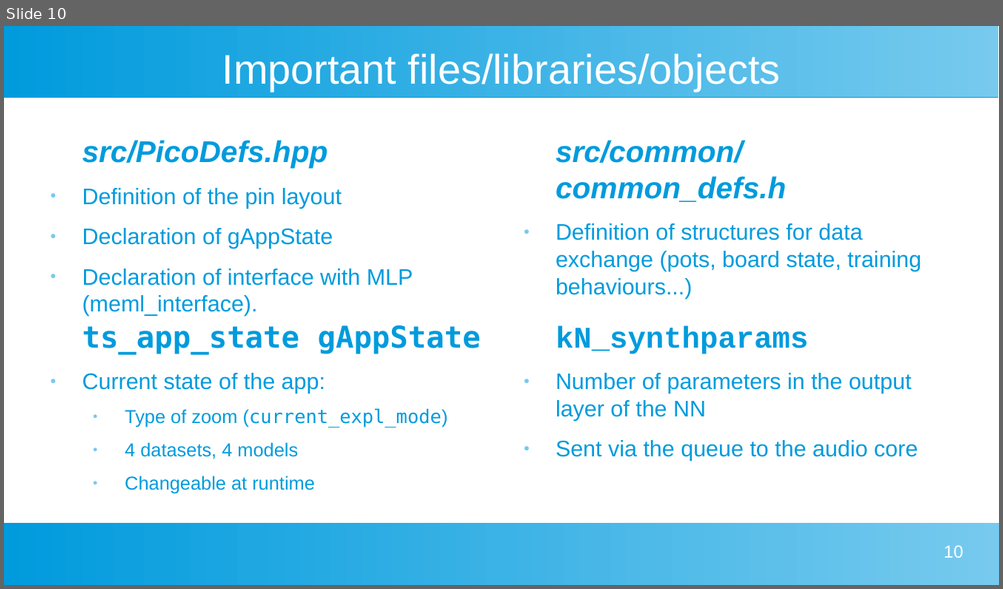
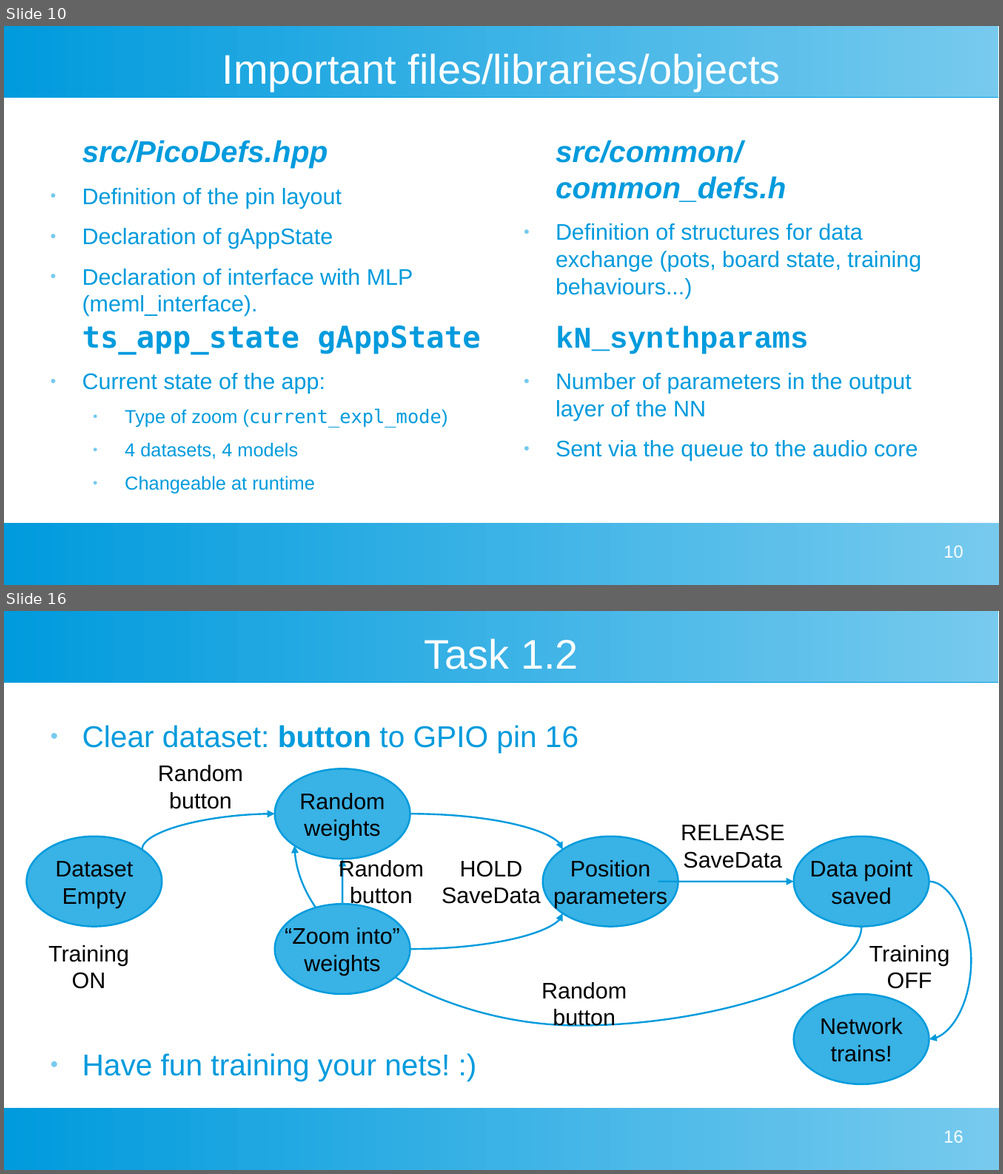
Before and after one commit to cristianpandele/MEML, a slide deck: doc/lecturenotes.odp. Shown one above the other, each under a label of ours: slide 10 before the commit, slides 10 and 16 after it; the slides between them are not shown. The pictures are 1003x589 and 1003x1174 pixels, drawn with LibreOffice and Linux fonts; fonts in the diff are those of the drawing. Boxes give left, top, right and bottom in pixels: in the first picture for what was removed or moved away, otherwise in the second. Text is boxed around its words. In the diff, an @@ line names an element or a change of style, - is before the commit and + after.

```diff
--- a/doc/lecturenotes.odp
+++ b/doc/lecturenotes.odp
@@ slide 16 added at bbox=[4, 611, 999, 1170], background #FFFFFF; not listed: 2 template elements that a slide beside it also shows @@
@@ title added at bbox=[424, 638, 578, 669], 33 pt, text #FFFFFF @@
+Task 1.2
@@ text added at bbox=[82, 725, 578, 1082], 24 pt, text #009BDD @@
+● Clear dataset: button to GPIO pin 16
+● Have fun training your nets! :)
@@ text added at bbox=[158, 765, 243, 809], 18 pt, text #000000 @@
+Random
+button
@@ ellipse added at bbox=[275, 769, 410, 859], fill #39B2E5, outline #009BDD 1.42 pt, 18 pt, text #000000 @@
+Random
+weights
@@ curved arrow added from (142, 850) to (275, 814), #009BDD 1.42 pt @@
@@ curved arrow added from (410, 814) to (563, 850), #009BDD 1.42 pt @@
@@ text added at bbox=[680, 824, 784, 869], 18 pt, text #000000 @@
+RELEASE
+SaveData
@@ ellipse added at bbox=[26, 837, 162, 927], fill #39B2E5, outline #009BDD 1.42 pt, 18 pt, text #000000 @@
+Dataset
+Empty
@@ curved arrow added from (862, 927) to (295, 846), #009BDD 1.42 pt @@
@@ ellipse added at bbox=[543, 837, 678, 927], fill #39B2E5, outline #009BDD 1.42 pt, 18 pt, text #000000 @@
+Position
+parameters
@@ ellipse added at bbox=[794, 837, 929, 927], fill #39B2E5, outline #009BDD 1.42 pt, 18 pt, text #000000 @@
+Data point
+saved
@@ text added at bbox=[338, 859, 424, 908], 18 pt, text #000000 @@
+Random
+button
@@ curved arrow added from (342, 904) to (342, 859), #009BDD 1.42 pt @@
@@ text added at bbox=[441, 860, 540, 904], 18 pt, text #000000 @@
+HOLD
+SaveData
@@ arrow added from (658, 882) to (794, 882), #009BDD 1.42 pt @@
@@ curved arrow added from (929, 882) to (929, 1039), #009BDD 1.42 pt @@
@@ ellipse added at bbox=[275, 904, 410, 994], fill #39B2E5, outline #009BDD 1.42 pt, 18 pt, text #000000 @@
+“Zoom into”
+weights
@@ curved arrow added from (410, 949) to (563, 914), #009BDD 1.42 pt @@
@@ text added at bbox=[48, 945, 129, 989], 18 pt, text #000000 @@
+Training
+ON
@@ text added at bbox=[869, 945, 950, 989], 18 pt, text #000000 @@
+Training
+OFF
@@ text added at bbox=[541, 982, 626, 1027], 18 pt, text #000000 @@
+Random
+button
@@ ellipse added at bbox=[794, 994, 929, 1085], fill #39B2E5, outline #009BDD 1.42 pt, 18 pt, text #000000 @@
+Network
+trains!
@@ page number added at bbox=[943, 1130, 962, 1143], 14 pt, text #FFFFFF @@
+16
```
Also in this commit, not shown: 1 slide changed, 8 other slides added, 1 slide removed, 1 other file.
